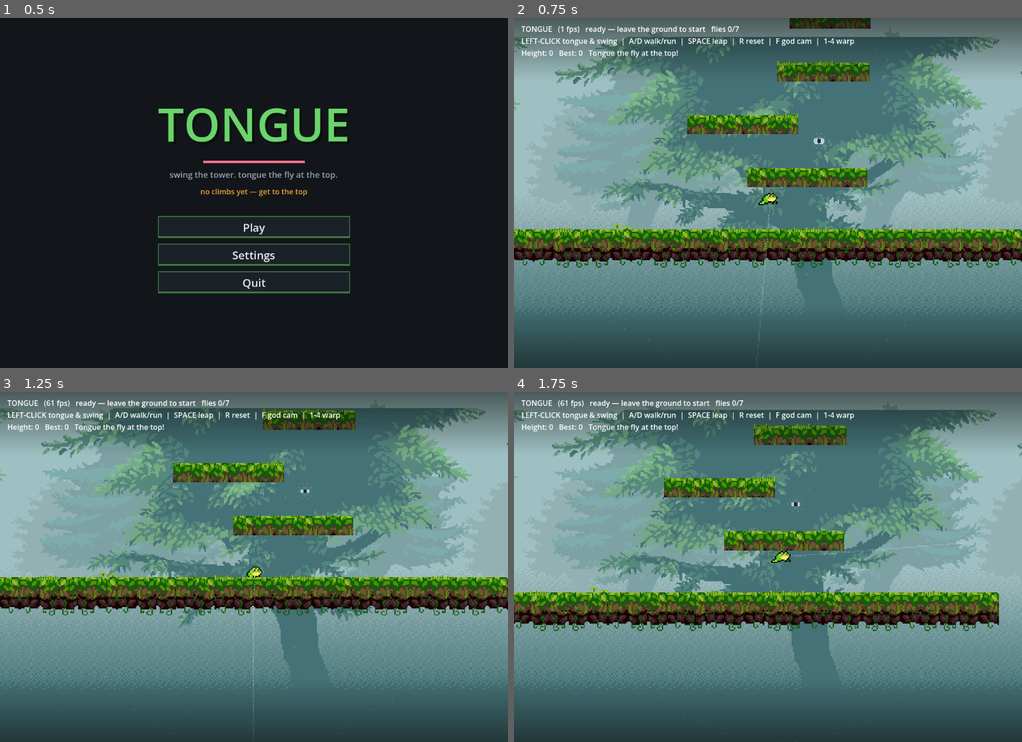
Above: before the commit, frames 1-4 (two rows, left to right).
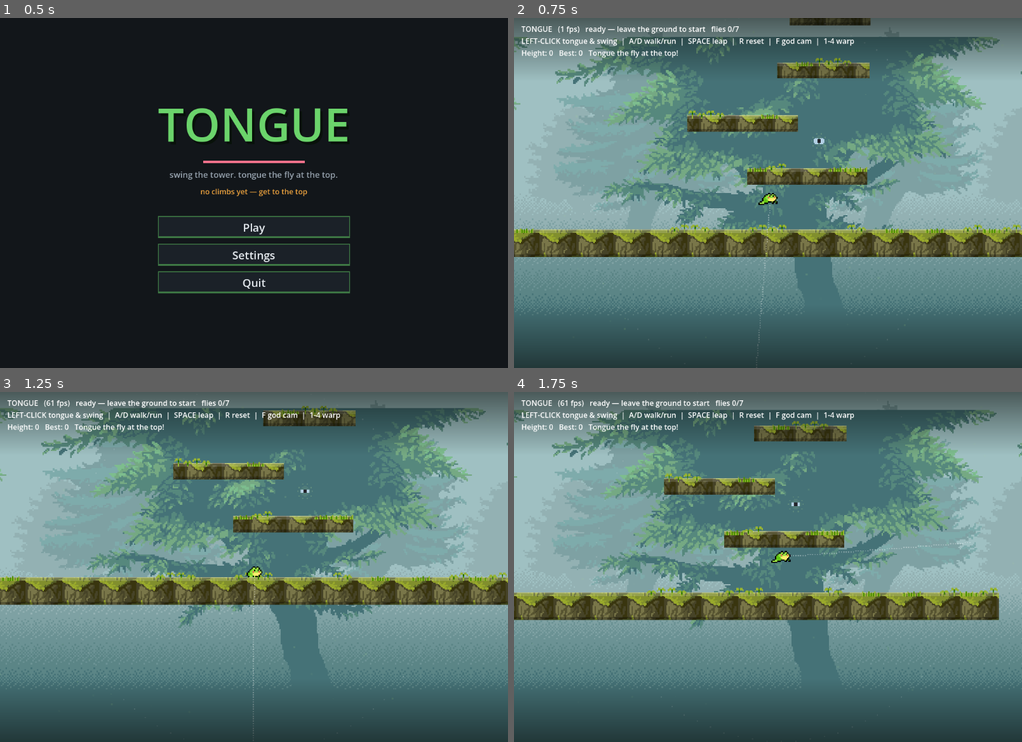
Above: after the commit, the same moments.

Repository: asg86260/Tongue
Game: Godot game, scene res://Title.tscn
The game is run twice, just before and just after one commit, with the same random seed, the same clock (stepped at 60 frames per second) and the same inputs.
Inputs (mouse positions are in pixels of both pictures, inside the frame that each line leads up to):
- Up to frame 1 (0.5 s): no input
- Up to frame 2 (0.75 s): click "Play" at 0.5 s
- Up to frame 3 (1.25 s): no input
- Up to frame 4 (1.75 s): tap Enter at 1.25 s; move the mouse to (879, 549) at 1.27 s; press the mouse at (879, 549) at 1.28 s; hold D (move_right) from 1.28 s (still down); tap Space (jump) at 1.52 s

Frame 1 is identical in both runs. In frame 2, 12% of the frame differs, in the area x 0-100%, y 0-72%; in frame 3, 12%; in frame 4, 11%.

Commit message:
Overhaul Phase 1: seamless-rock terrain renderer
Replace per-ledge modular-tile rendering with biome seamless rock body fill
(rock1/4/7/8 via texture_repeat) + lit top face + shadowed base + sparse props.
Builds any rect mass seamlessly (thin ledge or big connected mass). Remove the
gorge Backwall (absorbed by real terrain). Geometry still floats (Phase 2).

Co-Authored-By: Claude Opus 4.8 <noreply@anthropic.com>

Diff:
--- a/Game.gd
+++ b/Game.gd
@@ -89,22 +89,20 @@
 				get_viewport().get_texture().get_image().save_png("user://shot.png")
 				get_tree().quit()))
 
-# --- tiled ledges (Ansimuz Modular tileset) ---
-# Leafy-green top tiles over a stone body with vines built in — the set's own
-# platform material, so the tiles carry the detail (no hand-scattered decoration).
+# --- terrain rendering: seamless rock body fill + lit top edge (per biome) ---
+# Solid masses are filled with the biome's SEAMLESS rock texture (tiles in any
+# direction → connected terrain, no seams), with a lit top face + shadowed base for
+# form. Woods gets leafy tufts; rock biomes get rubble. (modular sheet = props only.)
 const TILES := preload("res://assets/tiles/modular-tileset.png")
-const T := 16            # source tile size
-const TS := 2.6          # draw scale — matches the frog's pixel size for cohesion
-const TW := T * TS       # tile world size (41.6)
-
-# per-biome ground material (top tiles over body tiles; a random one is picked per cell)
-const GROUND := [
-	{ "top": [Vector2i(5, 7), Vector2i(6, 7)],   "body": [Vector2i(5, 8), Vector2i(6, 8)] },   # Woods  — leafy
-	{ "top": [Vector2i(8, 7), Vector2i(9, 7)],   "body": [Vector2i(8, 8), Vector2i(9, 8)] },   # Ruins  — grey rock (cool)
-	{ "top": [Vector2i(13, 5), Vector2i(14, 5)], "body": [Vector2i(13, 7), Vector2i(14, 7)] }, # Cliffs — terracotta brick (plain wall)
-	{ "top": [Vector2i(8, 7), Vector2i(9, 7)],   "body": [Vector2i(8, 8), Vector2i(9, 8)] },   # Peak — grey rock (gold-tinted = sandstone)
+const T := 16
+const TS := 2.6
+const TW := T * TS
+const ROCK := [
+	preload("res://assets/rocks/rock4.png"),   # Woods  — green moss
+	preload("res://assets/rocks/rock8.png"),   # Ruins  — grey slate
+	preload("res://assets/rocks/rock1.png"),   # Cliffs — red-brown
+	preload("res://assets/rocks/rock7.png"),   # Peak   — gold sandstone
 ]
-# sparse biome props placed on top of ledges (tasteful detail, not every cell)
 const PROPS := [
 	[Vector2i(1, 2), Vector2i(3, 2)],   # Woods  — grass tufts
 	[Vector2i(3, 6)],                   # Ruins  — fallen rubble
@@ -124,49 +122,56 @@
 	s.flip_h = flip
 	parent.add_child(s)
 
-# A ledge: a top row (leafy in Woods, rock in the mountain biomes) over body rows,
-# tiled to the exact collision size (no extra hanging row). mossy=false skips the
-# grass top for overhangs. Tile variant + flip are randomized so vines don't grid.
+func _rect_poly(parent: Node2D, cx: float, cy: float, w: float, h: float, col: Color) -> void:
+	var p := Polygon2D.new()
+	p.polygon = PackedVector2Array([
+		Vector2(cx - w * 0.5, cy - h * 0.5), Vector2(cx + w * 0.5, cy - h * 0.5),
+		Vector2(cx + w * 0.5, cy + h * 0.5), Vector2(cx - w * 0.5, cy + h * 0.5)])
+	p.color = col
+	parent.add_child(p)
+
+# A solid mass: filled with the biome's seamless rock, a lit top face + shadowed base
+# for form, and sparse props/tufts on top. mossy=false skips the surface dressing
+# (for overhangs/ceilings). Works for any rect — thin ledges OR big connected masses.
 func _make_static(pos: Vector2, size: Vector2, mossy := true) -> void:
 	var sb := StaticBody2D.new()
 	sb.position = pos
 	sb.collision_layer = 1
 	sb.z_index = -1            # behind Game._draw so the tongue/flies render in front
-	var hm := (level_spawn.y - pos.y) / 100.0
-	sb.modulate = Biome.tint(hm)                       # biome colour by height
-	var g: Dictionary = GROUND[Biome.index(hm)]        # per-biome ground material
 	var cs := CollisionShape2D.new()
 	var shape := RectangleShape2D.new()
 	shape.size = size
 	cs.shape = shape
 	sb.add_child(cs)
+	var hx := size.x * 0.5
 	var hy := size.y * 0.5
-	var rng := RandomNumberGenerator.new()
-	rng.seed = int(pos.x * 7.0 + pos.y * 13.0)
-	# fit whole tiles to the EXACT collision size (width and height) — no overhang
-	var cols: int = max(1, int(round(size.x / TW)))
-	var tile_w := size.x / cols
-	var sx := tile_w / T
-	var rows: int = max(1, int(ceil(size.y / TW)))
-	var startx := -size.x * 0.5 + tile_w * 0.5
-	var topy := -hy + TW * 0.5
-	for cxi in cols:
-		var x := startx + cxi * tile_w
-		for r in rows:
-			var fl := rng.randf() < 0.5                        # random flip breaks the grid
-			if r == 0 and mossy:
-				var tt: Vector2i = g["top"][rng.randi() % g["top"].size()]
-				_tile(sb, x, topy, tt.x, tt.y, sx, fl)         # biome top
-			else:
-				var bt: Vector2i = g["body"][rng.randi() % g["body"].size()]
-				_tile(sb, x, topy + r * TW, bt.x, bt.y, sx, fl)  # biome body
-	# sparse prop on top — at most one per few cells, sitting on the surface
+	var bi := Biome.index((level_spawn.y - pos.y) / 100.0)
+	# seamless rock body fill (tiles in any direction)
+	var body := Polygon2D.new()
+	body.polygon = PackedVector2Array([Vector2(-hx, -hy), Vector2(hx, -hy), Vector2(hx, hy), Vector2(-hx, hy)])
+	body.texture = ROCK[bi]
+	body.texture_repeat = CanvasItem.TEXTURE_REPEAT_ENABLED
+	body.texture_scale = Vector2(0.4, 0.4)   # ~80px rock tiles (≈ frog pixel size)
+	body.texture_filter = CanvasItem.TEXTURE_FILTER_NEAREST
+	sb.add_child(body)
+	# lit top face + shadowed base give the mass form
+	_rect_poly(sb, 0, -hy + 4.0, size.x, 8.0, Color(1, 1, 1, 0.16))
+	_rect_poly(sb, 0, -hy + 1.0, size.x, 2.0, Color(1, 1, 1, 0.30))
+	_rect_poly(sb, 0, hy - 3.0, size.x, 6.0, Color(0, 0, 0, 0.28))
+	# sparse props/tufts on the top surface
 	if mossy:
-		var props: Array = PROPS[Biome.index(hm)]
+		var rng := RandomNumberGenerator.new()
+		rng.seed = int(pos.x * 7.0 + pos.y * 13.0)
+		var cols: int = max(1, int(round(size.x / TW)))
+		var tw := size.x / cols
+		var sx := tw / T
+		var startx := -hx + tw * 0.5
+		var props: Array = PROPS[bi]
+		var chance := 0.5 if bi == 0 else 0.16   # Woods is denser with tufts
 		for cxi in cols:
-			if rng.randf() < 0.16:
+			if rng.randf() < chance:
 				var p: Vector2i = props[rng.randi() % props.size()]
-				_tile(sb, startx + cxi * tile_w, -hy - TW * 0.35, p.x, p.y, sx, rng.randf() < 0.5)
+				_tile(sb, startx + cxi * tw, -hy - TW * 0.3, p.x, p.y, sx, rng.randf() < 0.5)
 	add_child(sb)
 
 func _make_anchor(pos: Vector2, r: float) -> void:
Binary file added: assets/rocks/rock1.png
Not shown, added: assets/rocks/rock1.png.import
Binary file added: assets/rocks/rock2.png
Not shown, added: assets/rocks/rock2.png.import
Binary file added: assets/rocks/rock3.png
Not shown, added: assets/rocks/rock3.png.import
Binary file added: assets/rocks/rock4.png
Not shown, added: assets/rocks/rock4.png.import
Binary file added: assets/rocks/rock5.png
Not shown, added: assets/rocks/rock5.png.import
Binary file added: assets/rocks/rock6.png
Not shown, added: assets/rocks/rock6.png.import
(and 4 more such lines)
